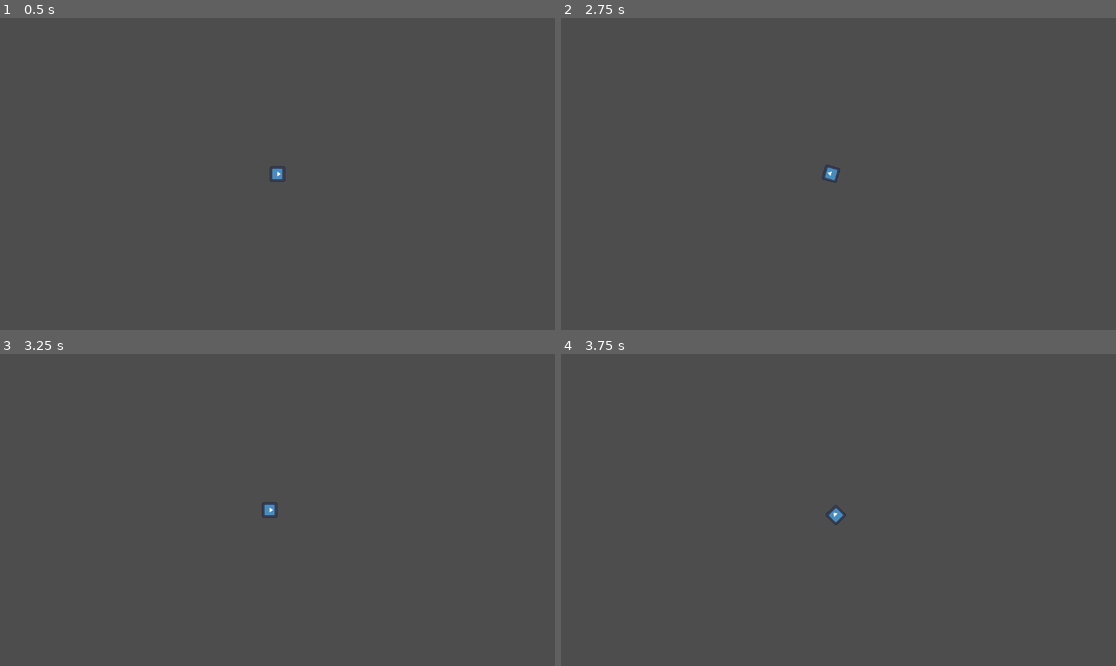
Above: before the commit, frames 1-4 (two rows, left to right).
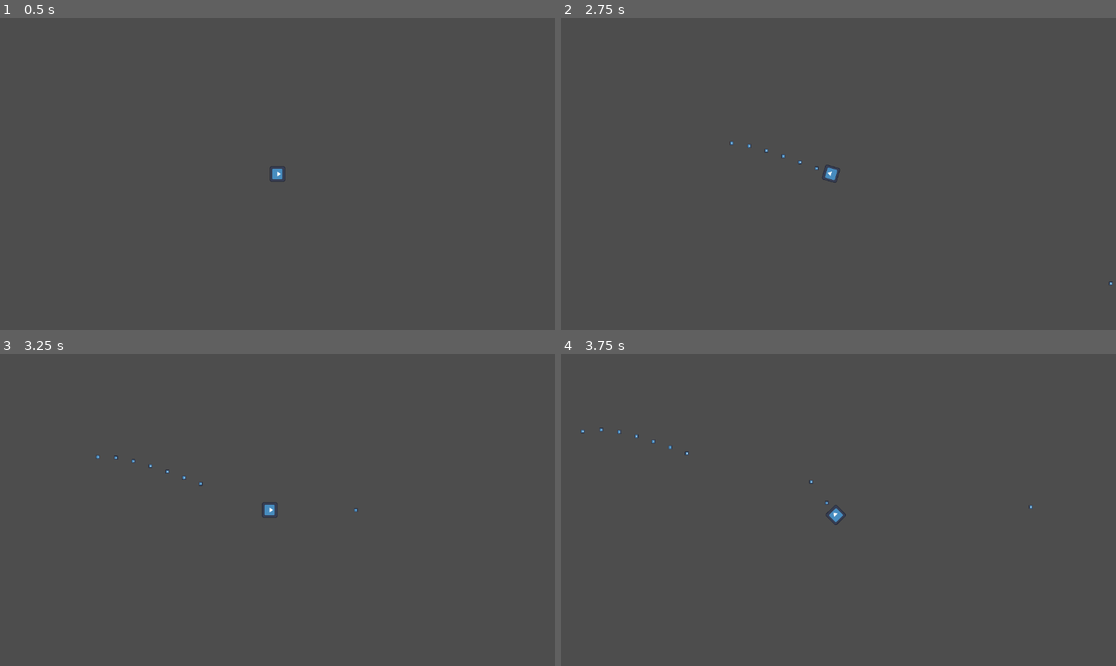
Above: after the commit, the same moments.

Repository: WinterAtne/GoTest
Game: Godot game, scene res://teststage.tscn
Same seed, same stepped clock (60 frames per second), same inputs: the game is played once before the commit and once after it. Before the commit the project has no main scene; this scene is started directly in both runs. The engine's default icon, where the game draws it, is replaced by a stand-in: a white triangle on a blue panel in a dark square.
Inputs (mouse positions are in pixels of both pictures, inside the frame that each line leads up to):
- Up to frame 1 (0.5 s): no input
- Up to frame 2 (2.75 s): tap Enter at 0.5 s; move the mouse to (810, 236) at 0.52 s; press the mouse at (810, 236) at 0.53 s; hold Up (ui_up) 0.53-2.03 s; move the mouse to (1005, 220) at 1.27 s; release the mouse at (1005, 220) at 1.28 s; click (1005, 220) at 1.35 s; tap Space at 2 s; move the mouse to (672, 127) at 2.02 s; press the mouse at (672, 127) at 2.03 s; hold Left (ui_left) from 2.03 s (still down)
- Up to frame 3 (3.25 s): keep holding Left (ui_left); tap Enter at 2.75 s; move the mouse to (305, 510) at 2.77 s; release the mouse at (305, 510) at 2.78 s; click (305, 510) at 2.85 s
- Up to frame 4 (3.75 s): tap Space at 3.5 s; move the mouse to (755, 432) at 3.52 s; release Left (ui_left) at 3.53 s; press the mouse at (755, 432) at 3.53 s; hold Down (ui_down) from 3.53 s (still down)

Frame 1 is identical in both runs. In frame 2, less than 0.1% of the frame differs, in the area x 30-100%, y 39-86%; in frame 3, less than 0.1%; in frame 4, less than 0.1%, in the area x 3-85%, y 23-50%.

Commit message:
Added Shooting

Diff:
--- /dev/null
+++ b/bullet.gd
@@ -0,0 +1,9 @@
+extends Area2D
+const speed = 1600
+
+@onready var direction = position.direction_to(get_global_mouse_position())
+
+
+
+func _process(delta):
+	position += direction * speed * delta
--- /dev/null
+++ b/bullet.tscn
@@ -0,0 +1,17 @@
+[gd_scene load_steps=4 format=3 uid="uid://w2tliufhrh5h"]
+
+[ext_resource type="Script" path="res://bullet.gd" id="1_y7sqr"]
+[ext_resource type="Texture2D" uid="uid://drov1djmis231" path="res://icon.svg" id="2_u234d"]
+
+[sub_resource type="CircleShape2D" id="CircleShape2D_7ackc"]
+
+[node name="bullet" type="Area2D" groups=["Player"]]
+script = ExtResource("1_y7sqr")
+
+[node name="CollisionShape2D" type="CollisionShape2D" parent="."]
+shape = SubResource("CircleShape2D_7ackc")
+
+[node name="Sprite2D" type="Sprite2D" parent="."]
+rotation = 1.5708
+scale = Vector2(0.25, 0.25)
+texture = ExtResource("2_u234d")
--- a/enemy.tscn
+++ b/enemy.tscn
@@ -9,6 +9,7 @@
 script = ExtResource("1_i00o4")
 
 [node name="CollisionShape2D" type="CollisionShape2D" parent="."]
+scale = Vector2(6, 6)
 shape = SubResource("CircleShape2D_wq8ol")
 
 [node name="Sprite2D" type="Sprite2D" parent="."]
--- a/player.tscn
+++ b/player.tscn
@@ -1,7 +1,8 @@
-[gd_scene load_steps=4 format=3 uid="uid://byrgyp5witasq"]
+[gd_scene load_steps=5 format=3 uid="uid://byrgyp5witasq"]
 
 [ext_resource type="Script" path="res://movement.gd" id="1_eykrg"]
 [ext_resource type="Texture2D" uid="uid://drov1djmis231" path="res://icon.svg" id="1_qqnd7"]
+[ext_resource type="Script" path="res://shoot.gd" id="1_vl3mk"]
 
 [sub_resource type="CircleShape2D" id="CircleShape2D_7ackc"]
 
@@ -19,4 +20,7 @@
 zoom = Vector2(0.25, 0.25)
 position_smoothing_enabled = true
 
+[node name="gun" type="Node2D" parent="."]
+script = ExtResource("1_vl3mk")
+
 [connection signal="area_entered" from="." to="." method="_on_area_entered"]
--- a/project.godot
+++ b/project.godot
@@ -11,7 +11,7 @@
 [application]
 
 config/name="GoShooter"
-run/main_scene="res://Hello.tscn"
+run/main_scene="res://teststage.tscn"
 config/features=PackedStringArray("4.1", "GL Compatibility")
 config/icon="res://icon.svg"
 
@@ -19,6 +19,14 @@
 
 project/assembly_name="GoTest"
 
+[input]
+
+shoot={
+"deadzone": 0.5,
+"events": [Object(InputEventMouseButton,"resource_local_to_scene":false,"resource_name":"","device":-1,"window_id":0,"alt_pressed":false,"shift_pressed":false,"ctrl_pressed":false,"meta_pressed":false,"button_mask":0,"position":Vector2(0, 0),"global_position":Vector2(0, 0),"factor":1.0,"button_index":1,"canceled":false,"pressed":false,"double_click":false,"script":null)
+]
+}
+
 [rendering]
 
 renderer/rendering_method="gl_compatibility"
--- /dev/null
+++ b/shoot.gd
@@ -0,0 +1,16 @@
+extends Node2D
+
+var bullet = preload("res://bullet.tscn")
+var canShoot : bool = true
+const reloadTime = 0.1
+
+# Called every frame. 'delta' is the elapsed time since the previous frame.
+func _process(delta):
+	if (Input.is_action_pressed("shoot") && canShoot):
+		var instance = bullet.instantiate()
+		instance.position = get_parent().position
+		get_parent().get_parent().add_child(instance)
+		canShoot = false
+		await get_tree().create_timer(reloadTime).timeout
+		canShoot = true
+	pass
